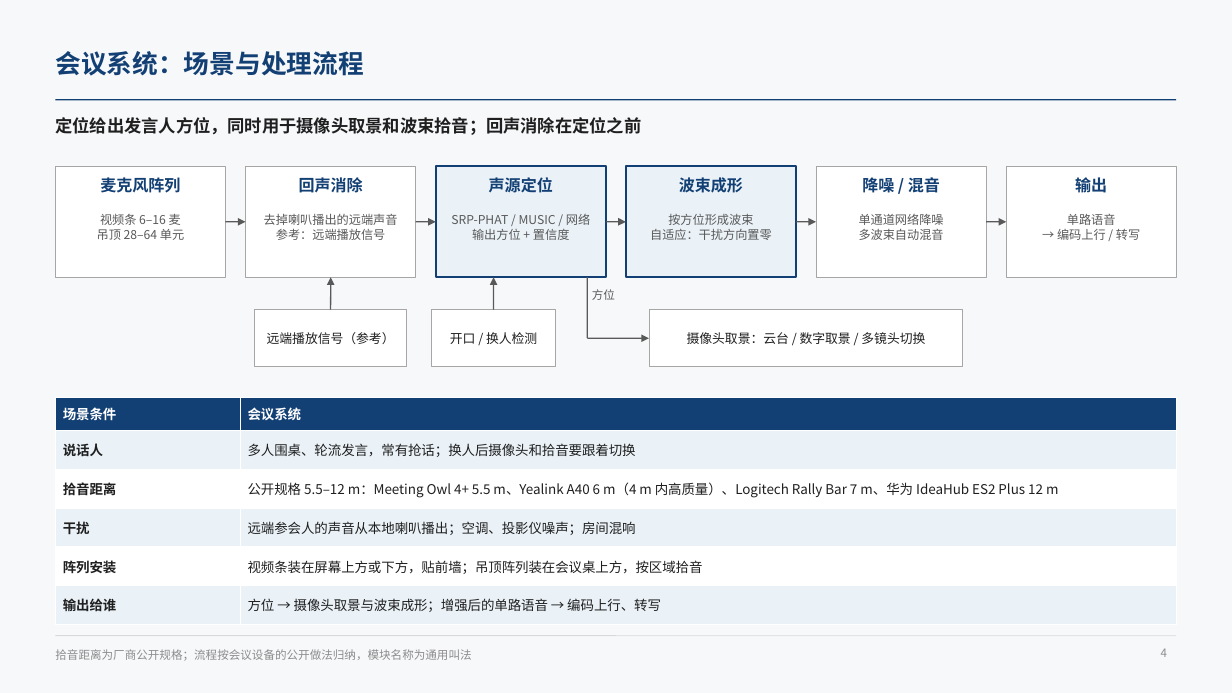
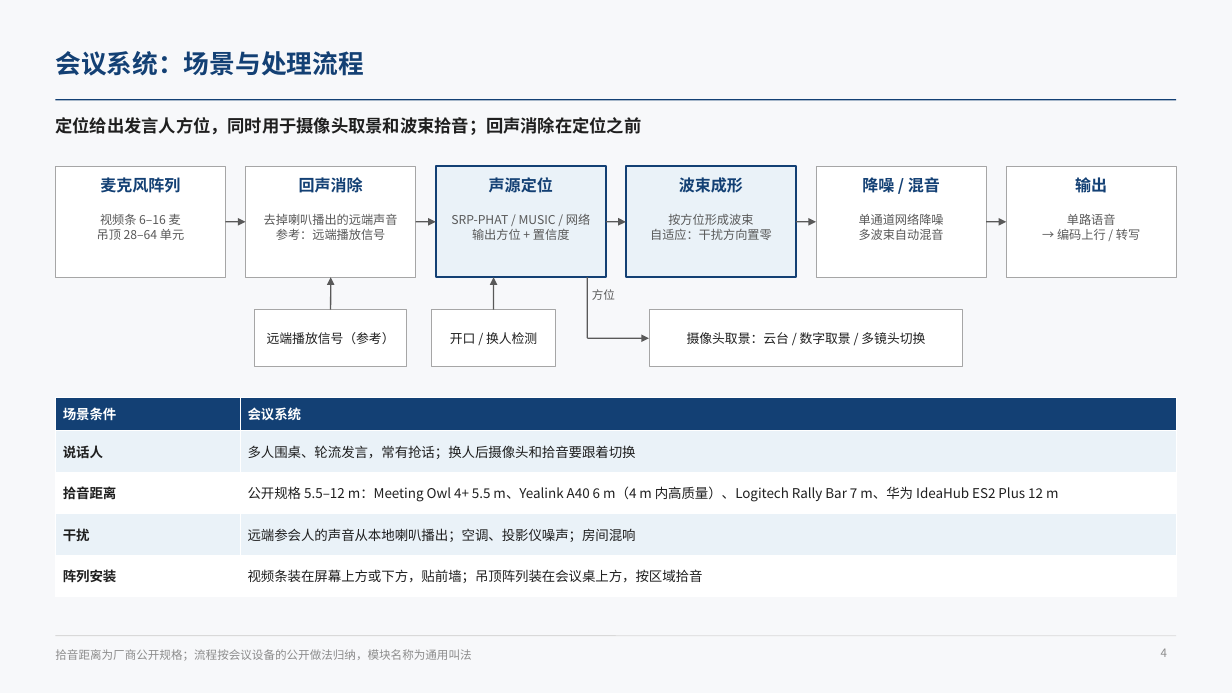
Before and after one commit to ZeroFoxxi/ssl-scene1, a slide deck: slide 4 of 01_场景一_摄像头声源定位/技术总结/声源定位与波束成形技术总结.pptx. Drawn at 1232x693 pixels with LibreOffice and Linux fonts; fonts in the diff are those of the drawing. Boxes give left, top, right and bottom in pixels: in the first picture for what was removed or moved away, otherwise in the second. Text is boxed around its words. In the diff, an @@ line names an element or a change of style, - is before the commit and + after.

```diff
--- a/01_场景一_摄像头声源定位/技术总结/声源定位与波束成形技术总结.pptx
+++ b/01_场景一_摄像头声源定位/技术总结/声源定位与波束成形技术总结.pptx
@@ table at [55,397,1177,587] @@
-row 6: 输出给谁 | 方位 → 摄像头取景与波束成形；增强后的单路语音 → 编码上行、转写
```
Also in this commit, not shown: 4 other slides changed, 2 other files.
